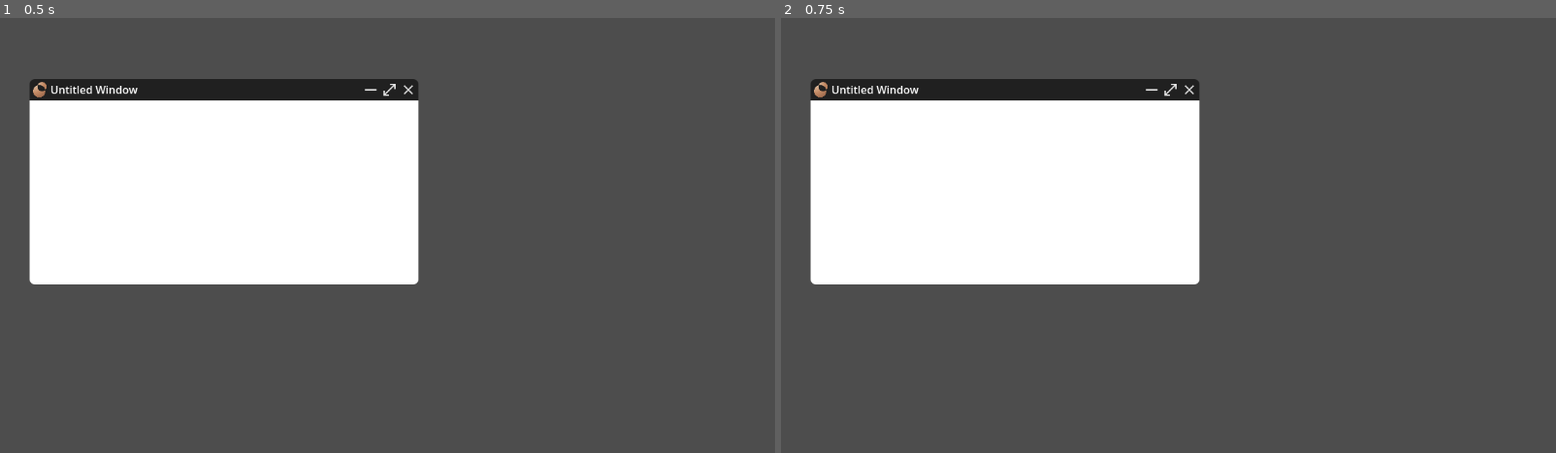
Above: before the commit, frames 1-2 (left to right).
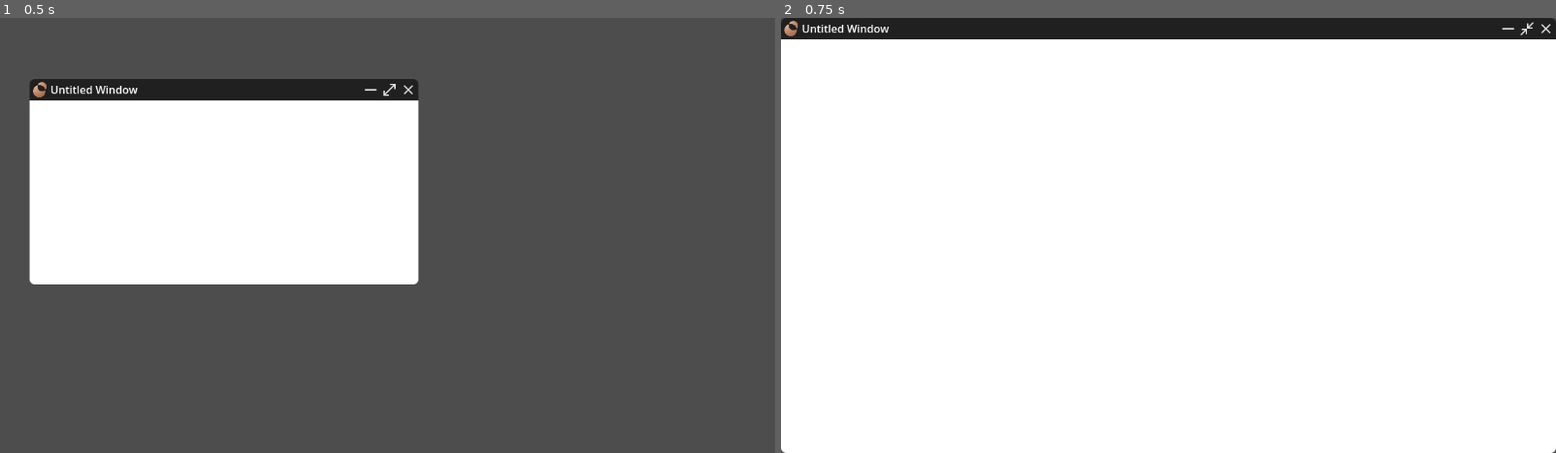
Above: after the commit, the same moments.

Repository: the-potato-corp/potato-os
Game: Godot game, scene res://window/windowtest.tscn
Two runs of this game, one before a commit and one after it. Both use one fixed random seed, a clock stepped at 60 frames per second and the inputs below. This scene is started directly instead of the project's main scene.
Inputs (mouse positions are in pixels of both pictures, inside the frame that each line leads up to):
- Up to frame 1 (0.5 s): no input
- Up to frame 2 (0.75 s): click (1168, 91) at 0.5 s

Frame 1 is identical in both runs. In frame 2, 79% of the frame differs, in the area x 0-100%, y 0-100%.

Commit message:
allow gdscript modules to call starch callables

Diff:
--- a/project.godot
+++ b/project.godot
@@ -17,6 +17,14 @@
 config/features=PackedStringArray("4.5", "Forward Plus")
 config/icon="res://icon.svg"
 
+[autoload]
+
+StarchRuntime="*res://starch/StarchRuntime.gd"
+
+[display]
+
+window/size/mode=4
+
 [file_customization]
 
 folder_colors={
--- /dev/null
+++ b/starch/StarchRuntime.gd
@@ -0,0 +1,7 @@
+extends Node
+
+func create_timer(duration: float) -> SceneTreeTimer:
+	return get_tree().create_timer(duration)
+
+func call_deferred_on_tree(callable: Callable) -> void:
+	callable.call_deferred()
--- a/starch/eval/Interpreter.gd
+++ b/starch/eval/Interpreter.gd
@@ -164,6 +164,16 @@
 			# Check if it's a module name
 			if modules.has(node.name):
 				return ModuleProxy.new(node.name, modules[node.name])
+
+			# Check if it's a function
+			if functions.has(node.name):
+				var func_def = functions[node.name]
+				# If it's already a callable (builtin), return it
+				if func_def is Callable:
+					return func_def
+				# Otherwise wrap user function
+				return func(args):
+					return call_user_function(func_def, args, null)
 
 			if not current_env.has(node.name):
 				raise_error(EvalError.new(EvalError.NAME_ERROR, "name '%s' is not defined" % node.name))
@@ -330,12 +340,6 @@
 func eval_function_call(node: ASTFunctionCall):
 	var callee = node.callee
 
-	var args = []
-	for arg in node.arguments:
-		args.append(eval(arg))
-		if had_error:
-			return null
-
 	if callee is ASTIdentifier:
 		var func_name: String = callee.name
 
@@ -344,6 +348,12 @@
 			return null
 
 		var func_def = functions[func_name]
+
+		var args = []
+		for arg in node.arguments:
+			args.append(eval(arg))
+			if had_error:
+				return null
 
 		if func_def is Callable:
 			return func_def.call(args)
@@ -356,6 +366,13 @@
 		if had_error:
 			return null
 
+		# Evaluate arguments
+		var args = []
+		for arg in node.arguments:
+			args.append(eval(arg))
+			if had_error:
+				return null
+
 		# If it's a callable (function from module or builtin), just call it
 		if func_or_obj is Callable:
 			return func_or_obj.call(args)
@@ -373,32 +390,28 @@
 
 		if obj is StarchInstance:
 			return call_instance_method(obj, method_name, args)
+		elif obj is GDScriptInstanceWrapper:
+			return call_gdscript_method(obj.gd_instance, method_name, args)
 
 		return call_method(obj, method_name, args)
 
-	elif callee is ASTMemberAccess:
-		# 1. Evaluate the member access itself (might be a bound method, a property, or a class constructor)
-		var member_result = eval(callee)
-		if had_error:
-			return null
-
-		# 2. Handle the result of the member access
-
-		# Case A: If it's a bound method (from Starch or GDScript wrapper) or native Callable
-		if member_result is Callable:
-			return member_result.call(args)
-
-		# Case B: If it's a user function definition (e.g., from a module)
-		if member_result is ASTFunctionDeclaration:
-			return call_user_function(member_result, args, node)
-
-		# PATCH START: Handle bound Starch methods returned by eval_member_access
-		if member_result is StarchBoundMethod:
-			return call_instance_method(member_result.instance, member_result.method_name, args)
-
 	else:
-		raise_error(EvalError.new(EvalError.TYPE_ERROR, "Cannot call non-identifier or non-member"))
-		return null
+		# Direct callable evaluation (e.g., stored function variable)
+		var func_val = eval(callee)
+		if had_error:
+			return null
+
+		if not func_val is Callable:
+			raise_error(EvalError.new(EvalError.TYPE_ERROR, "Cannot call non-function value"))
+			return null
+
+		var args = []
+		for arg in node.arguments:
+			args.append(eval(arg))
+			if had_error:
+				return null
+
+		return func_val.call(args)
 
 func call_method(obj, method_name: String, args: Array):
 	match method_name:
@@ -1351,8 +1364,7 @@
 		raise_error(EvalError.new(EvalError.RUNTIME_ERROR, "File is not a valid GDScript: %s" % module_path))
 		return false
 
-	# Instantiate the module script to check for exported dictionaries/methods
-	var instance
+	var instance = null
 	# PATCH: Check if the script can be instantiated before calling new()
 	if script.can_instantiate():
 		instance = script.new()
@@ -1374,24 +1386,21 @@
 
 					if callable_obj is Callable:
 						# Store a wrapper function to ensure the Starch calling convention
-						# (single array argument) is mapped correctly to the GDScript signature
-						# (single positional argument `args`).
+						# (single array argument) is mapped correctly to the GDScript signature.
 						var wrapped_callable = func(starch_args_array):
 							# Starch passes one argument: the array of parameters (starch_args_array)
 
-							# We need to call the GDScript method, passing that array as the *first positional argument*.
-							var args_for_callv = [starch_args_array]
-
+							# FIX: Pass the array of arguments directly to callv.
+							# Do NOT wrap it in another array.
 							if instance.has_method(method_name):
-								return instance.callv(method_name, args_for_callv)
+								return instance.callv(method_name, starch_args_array)
 							else:
 								# Fallback for bare callables (less common for module exports)
-								return callable_obj.callv(args_for_callv)
+								return callable_obj.callv(starch_args_array)
 
 						module_data.functions[method_name] = wrapped_callable
 					else:
 						push_warning("[Interpreter] Method '%s' in module '%s' is not callable" % [method_name, module_path])
-			# ...
 
 		# Extract classes from _classes dictionary
 		if instance.has_method("_get_classes") or "_classes" in instance:
@@ -1411,6 +1420,10 @@
 	# PATCH END
 
 	loaded_modules[module_path] = module_data
+
+	if instance is not RefCounted:
+		instance.free()
+
 	return true
 
 func instantiate_gdscript_class(class_script: GDScript, args: Array):
@@ -1418,8 +1431,6 @@
 	if not instance:
 		raise_error(EvalError.new(EvalError.RUNTIME_ERROR, "Failed to instantiate GDScript class"))
 		return null
-
-	# Call _init if it exists and expects arguments
 
 	# Check for a starch_init method for custom initialisation
 	# PATCH: Use callv to pass arguments correctly
@@ -1429,6 +1440,21 @@
 
 	return GDScriptInstanceWrapper.new(instance)
 
+func call_gdscript_method(gd_instance, method_name: String, args: Array):
+	if not gd_instance.has_method(method_name):
+		raise_error(EvalError.new(EvalError.ATTRIBUTE_ERROR, "GDScript instance has no method '%s'" % method_name))
+		return null
+
+	# Args are already evaluated, so Callables are ready to use
+	match args.size():
+		0: return gd_instance.call(method_name)
+		1: return gd_instance.call(method_name, args[0])
+		2: return gd_instance.call(method_name, args[0], args[1])
+		3: return gd_instance.call(method_name, args[0], args[1], args[2])
+		4: return gd_instance.call(method_name, args[0], args[1], args[2], args[3])
+		5: return gd_instance.call(method_name, args[0], args[1], args[2], args[3], args[4])
+		_: return gd_instance.callv(method_name, args)
+
 class StarchBoundMethod:
 	var instance: StarchInstance
 	var method_name: String
--- a/window/window.gd
+++ b/window/window.gd
@@ -1,4 +1,6 @@
 extends Control
+
+@onready var maximise_button: TextureButton = $TitleBar/ActionButtons/Maximise
 
 var dragging: bool = false
 var drag_offset: Vector2 = Vector2()
@@ -16,7 +18,12 @@
 var resize_start_global_pos := Vector2.ZERO
 var resize_margin := 8
 
-# Utility to convert ResizeMode to CursorShape
+var maximized: bool = false
+var restore_rect: Rect2 = Rect2()
+
+var is_updating_button: bool = false
+
+
 func get_cursor_for_mode(mode: ResizeMode) -> Control.CursorShape:
 	match mode:
 		ResizeMode.LEFT, ResizeMode.RIGHT:
@@ -31,79 +38,94 @@
 			return Control.CURSOR_ARROW
 
 
+func toggle_size():
+	if maximized:
+		global_position = restore_rect.position
+		size = restore_rect.size
+		maximized = false
+	else:
+		restore_rect = Rect2(global_position, size)
+
+		var vp_rect = get_viewport_rect()
+		global_position = vp_rect.position
+		size = vp_rect.size
+
+		maximized = true
+
+	mouse_default_cursor_shape = Control.CURSOR_ARROW
+
+	if is_node_ready() and get_node_or_null("TitleBar"):
+		$TitleBar.set_default_cursor_shape(Control.CURSOR_ARROW)
+
+	if maximise_button:
+		is_updating_button = true
+		maximise_button.button_pressed = maximized
+		is_updating_button = false
+
+
 func _on_title_bar_input(event: InputEvent) -> void:
-	# NOTE: When handling input on a child node (like the Title Bar),
-	# the cursor shape should ideally be set on that node.
-	# Since we don't have a reference to the Title Bar node here,
-	# we will adjust the cursor shape of the main Control temporarily
-	# or rely on the global input handling if possible.
-
 	if event is InputEventMouseButton and event.button_index == MOUSE_BUTTON_LEFT:
+		if event.double_click and event.pressed:
+			toggle_size()
+			return
+
 		if event.pressed:
+			if maximized:
+				return
+
 			var global_pos = get_global_mouse_position()
 			var local_pos = global_pos - global_position
 
-			# 1. Check for Resize Mode (TOP, TOP_LEFT, TOP_RIGHT, LEFT, RIGHT)
 			resizing = get_resize_mode(local_pos)
 
-			# Filter out BOTTOM modes (as Title Bar shouldn't handle them)
 			if resizing in [ResizeMode.BOTTOM, ResizeMode.BOTTOM_LEFT, ResizeMode.BOTTOM_RIGHT]:
 				resizing = ResizeMode.NONE
 
 			if resizing != ResizeMode.NONE:
-				# Start Resizing
 				dragging = false
 				resize_start_pos = global_pos
 				resize_start_size = size
 				resize_start_global_pos = global_position
 			else:
-				# Start Dragging
 				dragging = true
 				drag_offset = global_pos - global_position
 		else:
-			# Button Released
 			dragging = false
 			resizing = ResizeMode.NONE
 
 	elif event is InputEventMouseMotion:
+		if maximized and (dragging or resizing != ResizeMode.NONE):
+			dragging = false
+			resizing = ResizeMode.NONE
+			return
+
 		if resizing != ResizeMode.NONE:
 			handle_resize(get_global_mouse_position())
 		elif dragging:
-			# Continue Dragging
 			global_position = get_global_mouse_position() - drag_offset
 		else:
-			# Update cursor hover on the title bar area
 			var global_pos = get_global_mouse_position()
 			var local_pos = global_pos - global_position
 			var mode = get_resize_mode(local_pos)
 
-			# If the mouse is hovering over a resize handle that is active in the title bar area,
-			# set the cursor shape on the parent Control.
+			var title_bar_node = get_node_or_null("TitleBar")
+			if !title_bar_node: return
+
 			if mode in [ResizeMode.TOP, ResizeMode.TOP_LEFT, ResizeMode.TOP_RIGHT, ResizeMode.LEFT, ResizeMode.RIGHT]:
-				# Set the cursor shape for the parent Control while the Title Bar is active
-				# We must temporarily override the default cursor shape of the Title Bar.
-				$TitleBar.set_default_cursor_shape(get_cursor_for_mode(mode))
+				title_bar_node.set_default_cursor_shape(get_cursor_for_mode(mode))
 			else:
-				# If hovering over the central drag area of the title bar
-				$TitleBar.set_default_cursor_shape(Control.CURSOR_ARROW)
-
-			# Note: If this function is truly handling *only* the Title Bar's input,
-			# this input event should be consumed (`accept_event()`) to prevent `_gui_input` from running.
-			# Since the goal is smooth operation, we assume the title bar input stops propagating
-			# when a drag/resize starts.
+				title_bar_node.set_default_cursor_shape(Control.CURSOR_ARROW)
 
 
 func _gui_input(event: InputEvent):
-	# If input is consumed by the title bar, this function won't run.
-	# We use this primarily for resizing handles not covered by the title bar
-	# (i.e., the bottom margin and margin sides not near the top).
-
 	if event is InputEventMouseButton and event.button_index == MOUSE_BUTTON_LEFT:
 		if event.pressed:
+			if maximized:
+				return
+
 			var potential_resizing = get_resize_mode(event.position)
 
-			# Only handle resize modes that the Title Bar doesn't monopolize
-			if potential_resizing in [ResizeMode.BOTTOM, ResizeMode.LEFT, ResizeMode.RIGHT, ResizeMode.BOTTOM_LEFT, ResizeMode.BOTTOM_RIGHT]:
+			if potential_resizing != ResizeMode.NONE:
 				resizing = potential_resizing
 
 			if resizing != ResizeMode.NONE:
@@ -112,23 +134,19 @@
 				resize_start_global_pos = global_position
 		else:
 			resizing = ResizeMode.NONE
-
-			# Reset global cursor shape if mouse is released within the main window control area
 			set_default_cursor_shape(Control.CURSOR_ARROW)
 
 	elif event is InputEventMouseMotion:
+		if maximized:
+			mouse_default_cursor_shape = Control.CURSOR_ARROW
+			return
+
 		if resizing != ResizeMode.NONE:
 			handle_resize(get_global_mouse_position())
 		else:
-			# Update cursor based on hover position for non-title bar areas
 			var mode = get_resize_mode(event.position)
 
-			# Prevent setting cursor if the Title Bar should handle it (i.e., TOP modes)
-			# If the Title Bar is truly capturing input, the cursor set in _on_title_bar_input
-			# would prevail when the mouse is over the Title Bar area.
-
 			if mode != ResizeMode.NONE:
-				# Update the parent Control's cursor shape
 				mouse_default_cursor_shape = get_cursor_for_mode(mode)
 			else:
 				mouse_default_cursor_shape = Control.CURSOR_ARROW
@@ -157,7 +175,6 @@
 
 	var new_pos = resize_start_global_pos
 
-	# Calculate new size first
 	match resizing:
 		ResizeMode.RIGHT:
 			new_size.x = resize_start_size.x + delta.x
@@ -178,21 +195,22 @@
 		ResizeMode.TOP_LEFT:
 			new_size = resize_start_size - delta
 
-	# Clamp size to minimum
 	var clamped_size = Vector2(
 		max(new_size.x, 200),
 		max(new_size.y, 100)
 	)
 
-	# Adjust position based on size change (Compensation)
-
-	# Compensation for Leftward Movement (X-axis)
 	if resizing in [ResizeMode.LEFT, ResizeMode.TOP_LEFT, ResizeMode.BOTTOM_LEFT]:
 		new_pos.x += (resize_start_size.x - clamped_size.x)
 
-	# Compensation for Upward Movement (Y-axis)
 	if resizing in [ResizeMode.TOP, ResizeMode.TOP_LEFT, ResizeMode.TOP_RIGHT]:
 		new_pos.y += (resize_start_size.y - clamped_size.y)
 
 	size = clamped_size
 	global_position = new_pos
+
+func _on_size_pressed() -> void:
+	if is_updating_button:
+		return
+
+	toggle_size()
--- a/window/window.tscn
+++ b/window/window.tscn
@@ -1,10 +1,11 @@
-[gd_scene load_steps=8 format=3 uid="uid://hyd7pu8lxqk3"]
+[gd_scene load_steps=9 format=3 uid="uid://hyd7pu8lxqk3"]
 
 [ext_resource type="Script" uid="uid://cgd4nvbqxd6bk" path="res://window/window.gd" id="1_fv8kw"]
 [ext_resource type="Texture2D" uid="uid://crlu8077whvsu" path="res://assets/minimise.svg" id="1_nfq5s"]
 [ext_resource type="Texture2D" uid="uid://c6vvxptj3o1si" path="res://assets/logo.svg" id="1_srjdr"]
 [ext_resource type="Texture2D" uid="uid://b5ytua24jc1yt" path="res://assets/close.svg" id="2_nfq5s"]
 [ext_resource type="Texture2D" uid="uid://c5hab26ppj18c" path="res://assets/maximise.svg" id="2_srjdr"]
+[ext_resource type="Texture2D" uid="uid://ipou11gt7mns" path="res://assets/restore.svg" id="5_ddx2d"]
 
 [sub_resource type="StyleBoxFlat" id="StyleBoxFlat_fv8kw"]
 corner_radius_top_left = 8
@@ -62,7 +63,9 @@
 
 [node name="Maximise" type="TextureButton" parent="TitleBar/ActionButtons"]
 layout_mode = 2
+toggle_mode = true
 texture_normal = ExtResource("2_srjdr")
+texture_pressed = ExtResource("5_ddx2d")
 stretch_mode = 5
 
 [node name="Close" type="TextureButton" parent="TitleBar/ActionButtons"]
@@ -90,3 +93,4 @@
 mouse_filter = 2
 
 [connection signal="gui_input" from="TitleBar" to="." method="_on_title_bar_input"]
+[connection signal="pressed" from="TitleBar/ActionButtons/Maximise" to="." method="_on_size_pressed"]
Not shown, added: starch/StarchRuntime.gd.uid
Not shown, added: starch/main.starch
